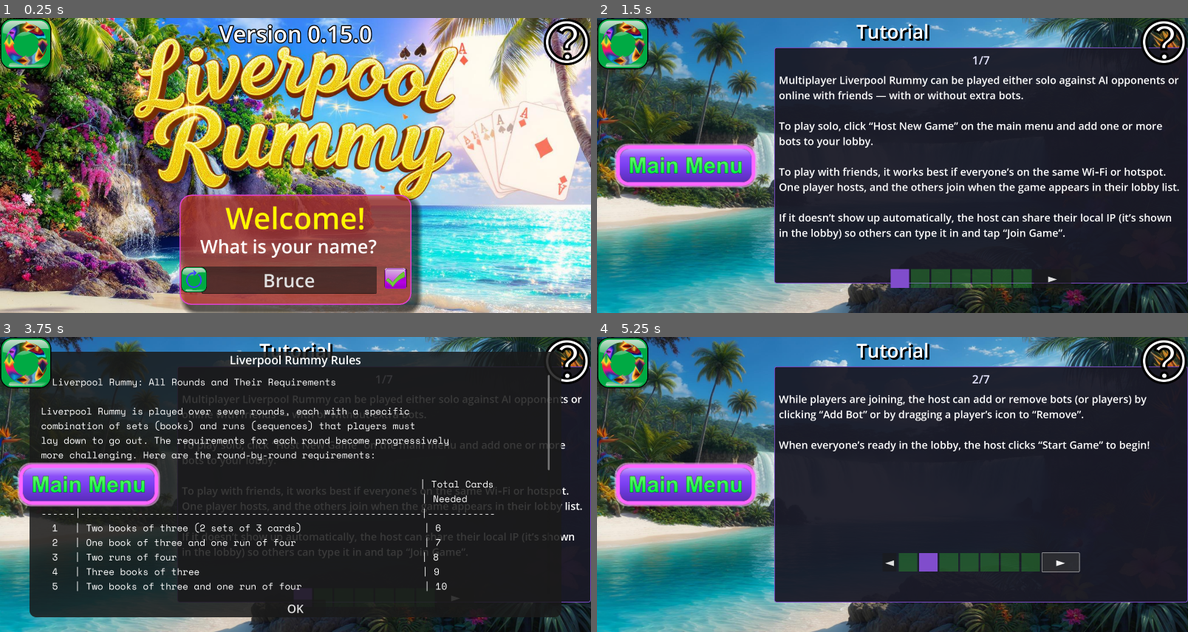
Above: before the commit, frames 1-4 (two rows, left to right).
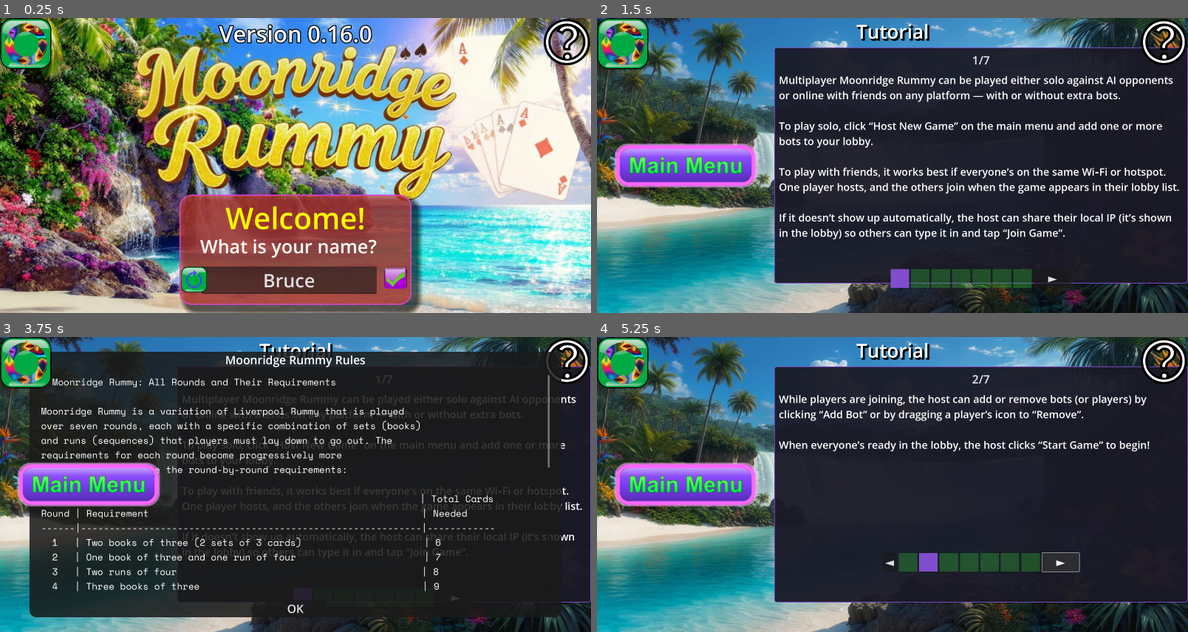
Above: after the commit, the same moments.

Repository: gmlewis/godot-liverpool-rummy
Game: Godot game, scene res://scenes/title_page_ui.tscn
Same seed, same stepped clock (60 frames per second), same inputs: the game is played once before the commit and once after it.
Inputs (mouse positions are in pixels of both pictures, inside the frame that each line leads up to):
- Up to frame 1 (0.25 s): no input
- Up to frame 2 (1.5 s): click (992, 277) at 0.5 s; click (892, 209) at 1.25 s
- Up to frame 3 (3.75 s): click "►" at 2 s; click "◄" at 2.75 s; click (567, 360) at 3.5 s
- Up to frame 4 (5.25 s): click "OK" at 4.25 s; click "►" at 5 s

The runs differ from the first frame. In frame 1, 20% of the frame differs, in the area x 0-100%, y 0-100%; in frame 2, 1.9%; in frame 3, 6.2%; in frame 4, nothing differs.

Commit message:
Change Liverpool to Moonridge (#15)
* Change Liverpool to Moonridge

Signed-off-by: Glenn Lewis <6598971+gmlewis@users.noreply.github.com>

* Add PID logging

Signed-off-by: Glenn Lewis <6598971+gmlewis@users.noreply.github.com>

* Fix udp discovery stop scanning on connect

Signed-off-by: Glenn Lewis <6598971+gmlewis@users.noreply.github.com>

* Update android icons

Signed-off-by: Glenn Lewis <6598971+gmlewis@users.noreply.github.com>

* Update ios

Signed-off-by: Glenn Lewis <6598971+gmlewis@users.noreply.github.com>

* Update splash@2x for iOS

Signed-off-by: Glenn Lewis <6598971+gmlewis@users.noreply.github.com>

* Remove camera, photos, and microphone settings

Signed-off-by: Glenn Lewis <6598971+gmlewis@users.noreply.github.com>

* Remove unused images

Signed-off-by: Glenn Lewis <6598971+gmlewis@users.noreply.github.com>

---------

Signed-off-by: Glenn Lewis <6598971+gmlewis@users.noreply.github.com>

Diff:
--- a/global.gd
+++ b/global.gd
@@ -72,14 +72,14 @@
 
 @onready var playing_cards_control: Control = $"/root/RootNode/PlayingCardsControl" if has_node("/root/RootNode/PlayingCardsControl") else null
 
-const VERSION = '0.15.0'
+const VERSION = '0.16.0'
 const GAME_PORT = 7000
 const DISCOVERY_PORT = 8910
 const MAX_PLAYERS = 10
 const CARD_SPACING_IN_STACK = 0.5 # Y-spacing for final stack in pixels
 const PLAYER_SCALE = Vector2(0.65, 0.65)
 const DEBUG_SHOW_CARD_INFO = false
-var OTHER_PLAYER_BUY_GRACE_PERIOD_SECONDS: float = 3.0 if OS.has_feature("mobile") else 0.1
+var OTHER_PLAYER_BUY_GRACE_PERIOD_SECONDS: float = 3.0 # if OS.has_feature("mobile") else 0.1
 const MELD_AREA_TOP_PERCENT = 0.7 # 70% down the screen
 const MELD_AREA_RIGHT_PERCENT = 0.5 # 50% across the screen
 const MELD_AREA_1_RIGHT_PERCENT = 0.333 * MELD_AREA_RIGHT_PERCENT # 16.65% across the screen
@@ -1588,9 +1588,11 @@
 ## DEBUG/ERRORS
 ################################################################################
 
+var pid = OS.get_process_id()
+
 func dbg(s: String) -> void:
 	var my_peer_id = multiplayer.get_unique_id()
-	var display_id = "(%10d)" % my_peer_id if my_peer_id != 1 else "(SERVER)    "
+	var display_id = "(%10d PID %d)" % [my_peer_id, pid] if my_peer_id != 1 else "(SERVER PID %d)    " % pid
 	print("%d: %s: %s" % [get_system_time_msec(), display_id, s])
 
 var error_count = 0 # for unit testing purposes
--- a/project.godot
+++ b/project.godot
@@ -13,7 +13,7 @@
 config/name="liverpool-rummy"
 run/main_scene="uid://cr0477tbltrwb"
 config/features=PackedStringArray("4.5", "GL Compatibility")
-config/icon="res://svgs/icon.svg"
+config/icon="uid://xesrdskrtgi4"
 
 [autoload]
 
--- a/scenes/root_node.gd
+++ b/scenes/root_node.gd
@@ -31,7 +31,7 @@
 	player_circle_radius = $AllPlayersControl.size.x * PLAYER_CIRCLE_RADIUS_RATIO
 	$HUDLayer/Control/CustomRulesDialog/CustomRulesPanel.size = get_viewport().get_visible_rect().size * Vector2(0.9, 0.9)
 	if Global.LANGUAGE == 'de':
-		$HUDLayer/Control/CustomRulesDialog/Title.text = "Regeln für Liverpool Rummy"
+		$HUDLayer/Control/CustomRulesDialog/Title.text = "Regeln für Moonridge Rummy"
 		$HUDLayer/Control/CustomRulesDialog/CustomRulesPanel/ScrollContainer/Label.text = german_rules_text
 
 func _exit_tree():
@@ -287,4 +287,4 @@
 			var cleanup_tween = create_tween()
 			cleanup_tween.tween_callback(emitter.queue_free).set_delay(2.0)
 
-var german_rules_text = "# Liverpool Rummy: Alle Runden und ihre Anforderungen\n\nLiverpool Rummy wird über sieben Runden gespielt, …(1687 unchanged characters)…
+var german_rules_text = "# Moonridge Rummy: Alle Runden und ihre Anforderungen\n\nMoonridge Rummy wird über sieben Runden gespielt, …(1687 unchanged characters)…
--- a/scenes/title_page_ui.gd
+++ b/scenes/title_page_ui.gd
@@ -47,6 +47,7 @@
 	$'../PlayingCardsControl'.hide()
 	$PanelPositionControl/StartGamePanel/HostNewGameButton.text = HOST_NEW_GAME_TEXT
 	$PanelPositionControl/StartGamePanel/HostNewGameButton.disabled = false
+	$PanelPositionControl/StartGamePanel/HostNewGameButton.show()
 	# Initially hide the Join Game button until a host is discovered.
 	$PanelPositionControl/StartGamePanel/JoinGameButton.hide()
 	$PanelPositionControl/StartGamePanel/JoinGameButton.text = JOIN_GAME_TEXT
@@ -162,6 +163,8 @@
 
 func _on_connected_to_server() -> void:
 	$StatusLabel.text = CONNECTED_WAITING_FOR_HOST_TEXT # 'Connected! Waiting for host...'
+	# Stop scanning for a server once connected
+	_stop_udp_discovery()
 
 func _on_connection_failed() -> void:
 	$StatusLabel.text = FAILED_TO_CONNECT_TEXT # 'Failed to connect.'
--- a/scenes/title_page_ui.tscn
+++ b/scenes/title_page_ui.tscn
@@ -1,7 +1,6 @@
 [gd_scene load_steps=38 format=3 uid="uid://cr0477tbltrwb"]
 
 [ext_resource type="Script" uid="uid://c0vhxe5f80og6" path="res://scenes/root_node.gd" id="1_3twdq"]
-[ext_resource type="Texture2D" uid="uid://cvo43b68mb4qu" path="res://backgrounds/openart-image_HhP98Etm_1749088776837_raw.jpg" id="1_elm8r"]
 [ext_resource type="Script" uid="uid://cvmk4pgftvt6w" path="res://scenes/title_page_ui.gd" id="1_hfq42"]
 [ext_resource type="PackedScene" uid="uid://dd0vu47oxmnsf" path="res://rounds/round_1.tscn" id="2_hppme"]
 [ext_resource type="PackedScene" uid="uid://cm3iwahu07coy" path="res://players/player.tscn" id="2_mf67k"]
@@ -27,6 +26,7 @@
 [ext_resource type="Texture2D" uid="uid://byuey0008j7l1" path="res://pngs/3rd-place.png" id="18_75b8u"]
 [ext_resource type="Script" uid="uid://dihjp01ho4hqa" path="res://state_machine/11-tutorial_state.gd" id="19_75b8u"]
 [ext_resource type="Script" uid="uid://c6p36hxv0lv2q" path="res://state_machine/12-options_state.gd" id="20_4481k"]
+[ext_resource type="Texture2D" uid="uid://cgns82it2bkyr" path="res://backgrounds/moonridge-openart-1408x736.png" id="21_qei8u"]
 [ext_resource type="Script" uid="uid://cnk44o8m2ndvj" path="res://scripts/virtual-keyboard-adjuster.gd" id="23_jwwji"]
 [ext_resource type="Texture2D" uid="uid://y0buryq4reqa" path="res://svgs/glossy-green-button-with-blue-circular-arrow.svg" id="26_qei8u"]
 [ext_resource type="Texture2D" uid="uid://bwscpmvqx5oje" path="res://svgs/purple-glossy-button-with-green-checkmark.svg" id="27_gr8vi"]
@@ -167,7 +167,7 @@
 anchor_bottom = 1.0
 grow_horizontal = 2
 grow_vertical = 2
-texture = ExtResource("1_elm8r")
+texture = ExtResource("21_qei8u")
 expand_mode = 5
 stretch_mode = 5
 
@@ -440,12 +440,13 @@
 layout_mode = 2
 theme_override_fonts/font = ExtResource("4_3twdq")
 theme_override_font_sizes/font_size = 40
-text = "# Liverpool Rummy: All Rounds and Their Requirements
-
-Liverpool Rummy is played over seven rounds, each with a specific
-combination of sets (books) and runs (sequences) that players must
-lay down to go out. The requirements for each round become progressively
-more challenging. Here are the round-by-round requirements:
+text = "# Moonridge Rummy: All Rounds and Their Requirements
+
+Moonridge Rummy is a variation of Liverpool Rummy that is played
+over seven rounds, each with a specific combination of sets (books)
+and runs (sequences) that players must lay down to go out. The
+requirements for each round become progressively more
+challenging. Here are the round-by-round requirements:
 
 	      |                                                             | Total Cards
 Round | Requirement                                                 | Needed
@@ -498,7 +499,7 @@
 offset_bottom = 23.0
 grow_horizontal = 2
 theme_override_font_sizes/font_size = 50
-text = "Liverpool Rummy Rules"
+text = "Moonridge Rummy Rules"
 horizontal_alignment = 1
 
 [node name="StateAdvanceButton" type="TextureButton" parent="HUDLayer/Control"]
--- a/state_machine/11-tutorial_state.gd
+++ b/state_machine/11-tutorial_state.gd
@@ -220,7 +220,7 @@
 var steps = [
 	{
 		# Step 1 – Starting a Game
-		'en': 'Multiplayer Liverpool Rummy can be played either solo against AI opponents or online with friends — with or without extra bots.
+		'en': 'Multiplayer Moonridge Rummy can be played either solo against AI opponents or online with friends on any platform — with or without extra bots.
 
 To play solo, click “Host New Game” on the main menu and add one or more bots to your lobby.
 
@@ -228,7 +228,7 @@
 
 If it doesn’t show up automatically, the host can share their local IP (it’s shown in the lobby) so others can type it in and tap “Join Game”.
 ',
-		'de': 'Mehrspieler‑Liverpool Rummy kannst du entweder alleine gegen Computergegner oder online mit Freunden spielen – mit oder ohne zusätzliche Bots.
+		'de': 'Mehrspieler‑Moonridge Rummy kannst du entweder alleine gegen Computergegner oder online mit Freunden spielen – mit oder ohne zusätzliche Bots.
 
 Um solo zu spielen, klicke im Hauptmenü auf „Neues Spiel hosten“ und füge einen oder mehrere Bots zu deiner Lobby hinzu.
 
@@ -340,17 +340,17 @@
 
 In the top-left corner, tap the button to change your card back design.
 
-In the top-right corner, tap “?” to open a quick help screen with Liverpool Rummy’s rules.
-
-That’s it — you’re ready to play! Have fun playing Liverpool Rummy solo or with friends, and good luck!
+In the top-right corner, tap “?” to open a quick help screen with Moonridge Rummy’s rules.
+
+That’s it — you’re ready to play! Have fun playing Moonridge Rummy solo or with friends, and good luck!
 ',
 		'de': 'Jede Runde hat zwei nützliche Buttons.
 
 Oben links kannst du das Design der Kartenrückseiten ändern.
 
-Oben rechts öffnet das „?“-Symbol eine Hilfe mit den Regeln von Liverpool Rummy.
-
-Und das war’s – du bist bereit zu spielen! Viel Spaß beim Liverpool Rummy, allein oder mit Freunden, und viel Glück!
+Oben rechts öffnet das „?“-Symbol eine Hilfe mit den Regeln von Moonridge Rummy.
+
+Und das war’s – du bist bereit zu spielen! Viel Spaß beim Moonridge Rummy, allein oder mit Freunden, und viel Glück!
 ',
 	},
 ]
--- a/svgs/icon.svg
+++ /dev/null
@@ -1 +0,0 @@
-<svg xmlns="http://www.w3.org/2000/svg" width="128" height="128"><rect width="124" height="124" x="2" y="2" fill="#363d52" stroke="#212532" stroke-width="4" rx="14"/><g fill="#fff" transform="translate(12.322 12.322)scale(.101)"><path d="M105 673v33q407 354 814 0v-33z"/><path fill="#478cbf" d="m105 673 152 14q12 1 15 14l4 67 132 10 8-61q2-11 15-15h162q13 4 15 15l8 61 132-10 4-67q3-13 15-14l152-14V427q30-39 56-81-35-59-83-108-43 20-82 47-40-37-88-64 7-51 8-102-59-28-123-42-26 43-46 89-49-7-98 0-20-46-46-89-64 14-123 42 1 51 8 102-48 27-88 64-39-27-82-47-48 49-83 108 26 42 56 81zm0 33v39c0 276 813 276 814 0v-39l-134 12-5 69q-2 10-14 13l-162 11q-12 0-16-11l-10-65H446l-10 65q-4 11-16 11l-162-11q-12-3-14-13l-5-69z"/><path d="M483 600c0 34 58 34 58 0v-86c0-34-58-34-58 0z"/><circle cx="725" cy="526" r="90"/><circle cx="299" cy="526" r="90"/></g><g fill="#414042" transform="translate(12.322 12.322)scale(.101)"><circle cx="307" cy="532" r="60"/><circle cx="717" cy="532" r="60"/></g></svg>
--- a/tests/debug_helper.gd
+++ b/tests/debug_helper.gd
@@ -1,4 +1,4 @@
-# Debug Helper for Liverpool Rummy
+# Debug Helper for Moonridge Rummy
 # Utilities for debugging game logic and multiplayer issues
 
 class_name DebugHelper
--- a/tests/run_tests.gd
+++ b/tests/run_tests.gd
@@ -1,11 +1,11 @@
 #!/usr/bin/env godot
-# Test execution script for Liverpool Rummy
+# Test execution script for Moonridge Rummy
 # This script can be run from the command line to execute all tests
 
 extends Node
 
 func _initialize():
-	print("Starting Liverpool Rummy test suite...")
+	print("Starting Moonridge Rummy test suite...")
 
 	# Create and run the test runner
 	var test_runner = TestRunner.new()
--- a/tests/test_framework.gd
+++ b/tests/test_framework.gd
@@ -1,4 +1,4 @@
-# Test Framework for Liverpool Rummy
+# Test Framework for Moonridge Rummy
 # Simple, lightweight test framework for GDScript
 
 class_name TestFramework
--- a/tests/test_runner.gd
+++ b/tests/test_runner.gd
@@ -1,4 +1,4 @@
-# Test Runner for Liverpool Rummy
+# Test Runner for Moonridge Rummy
 # Main test runner that executes all test suites
 
 class_name TestRunner
@@ -26,7 +26,7 @@
 
 func run_all_tests() -> bool:
 	print("\n" + "=".repeat(60))
-	print("   LIVERPOOL RUMMY - UNIT TEST SUITE")
+	print("   MOONRIDGE RUMMY - UNIT TEST SUITE")
 	print("=".repeat(60))
 	print("Running comprehensive tests for game logic...\n")
 
--- a/tests/test_scene.gd
+++ b/tests/test_scene.gd
@@ -1,10 +1,10 @@
 extends Node
 
-# Test Scene for Liverpool Rummy
+# Test Scene for Moonridge Rummy
 # This scene can run tests in the proper Godot context with autoloads
 
 func _ready():
-	print("Starting Liverpool Rummy test suite...")
+	print("Starting Moonridge Rummy test suite...")
 
 	# Check for command line arguments to determine which tests to run
 	var args = OS.get_cmdline_user_args()
Binary file removed: android/app-icon-192x192.png
Binary file removed: android/app-icon-432x432.png
Binary file removed: android/app-icon-512x512.jpg
Binary file added: android/moonridge-app-icon-192x192.png
Not shown, changed: android/moonridge-app-icon-192x192.png.import
Binary file added: android/moonridge-app-icon-432x432.png
Not shown, changed: android/moonridge-app-icon-432x432.png.import
Binary file added: android/moonridge-app-icon-512x512.png
Not shown, added: android/moonridge-app-icon-512x512.png.import
Binary file added: backgrounds/moonridge-openart-1408x736.png
Not shown, added: backgrounds/moonridge-openart-1408x736.png.import
Binary file removed: backgrounds/openart-image_HhP98Etm_1749088776837_raw.jpg
(and 125 more such lines)
